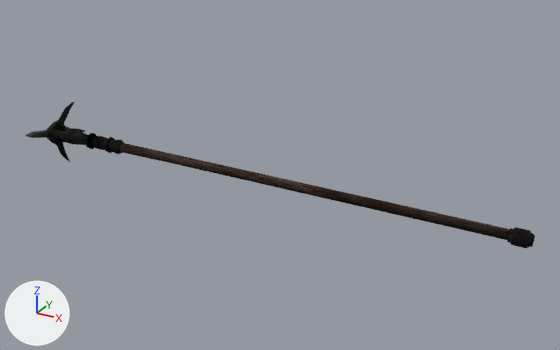
One commit to the glTF model assets/models/G3_WEAPON_STAFF_PROT_02.glb: the scene before it, then after it.
Rendered twice from a 50 mm lens placed at (1.048, -2.268, 1.158), pointed at (-0.216, 0.031, 0.009). The axes (+X, +Y, +Z) are drawn at lower left. The lights are the same throughout.

Script lines for the objects in view, before the commit:
```python
mat_g3_weapons_melee_staffs_01_diffuse_01 = principled_material('G3_WEAPONS_MELEE_STAFFS_01_DIFFUSE_01')
mat_g3_weapons_melee_staffs_01_diffuse_01.texture = img_g3_weapons_melee_staffs_01_diffuse_01
mat_g3_weapons_melee_staffs_01_diffuse_01.metallic = 1.0
mat_g3_weapons_melee_staffs_01_diffuse_01.roughness = 1.0
me_mesh = bpy.data.meshes.new('Mesh')
me_mesh.from_pydata(...)  # 387 vertices, 750 faces; spans x -1.3..0.71, y -0.2..0.15, z -0.15..0.11
me_mesh.materials.append(mat_g3_weapons_melee_staffs_01_diffuse_01)  # picture img_g3_weapons_melee_staffs_01_diffuse_01
ob_mesh = bpy.data.objects.new('Mesh', me_mesh)
ob_mesh.location = (0.0, 0.0, 0.0)
```
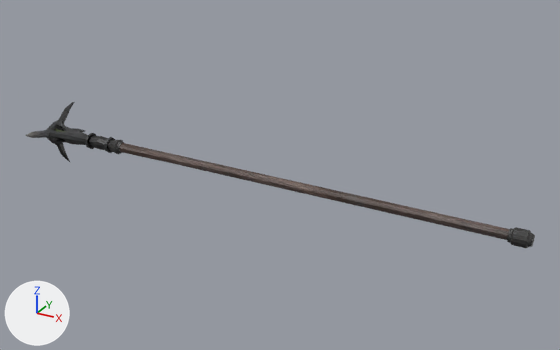
Location of each change, [x1, y1, x2, y2] in pixels of the pictures (560 x 350 px):
'Mesh', surface changed
    both: [26, 102, 535, 248]

Diff of the bpy script that builds the scene:
```diff
--- a/assets/models/G3_WEAPON_STAFF_PROT_02.glb.py
+++ b/assets/models/G3_WEAPON_STAFF_PROT_02.glb.py
@@ mat_g3_weapons_melee_staffs_01_diffuse_01 @@
 mat_g3_weapons_melee_staffs_01_diffuse_01.texture = img_g3_weapons_melee_staffs_01_diffuse_01
-mat_g3_weapons_melee_staffs_01_diffuse_01.metallic = 1.0
-mat_g3_weapons_melee_staffs_01_diffuse_01.roughness = 1.0
```
